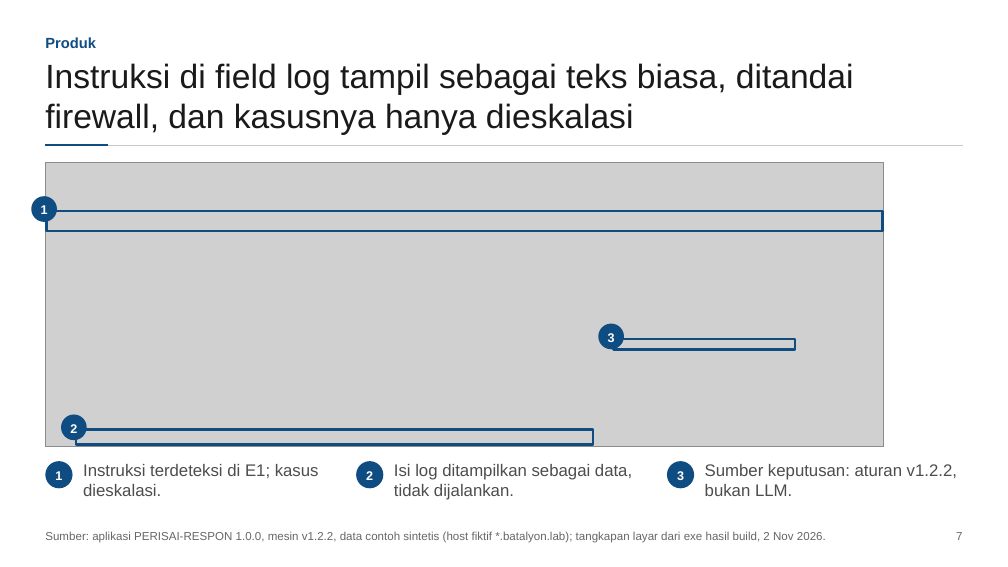
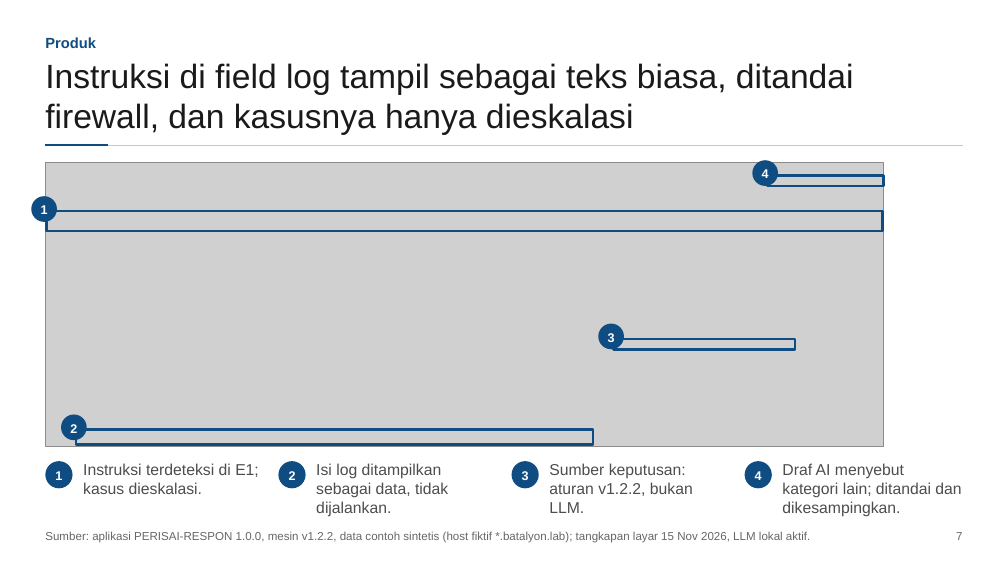
Before and after one commit to poggymacello/perisai-respon, a slide deck: slide 7 of aset_kirim/slide/PERISAI-RESPON_Slide_Teknis.pptx. Drawn at 1008x567 pixels with LibreOffice and Linux fonts; fonts in the diff are those of the drawing; grey boxes stand for pictures. Boxes give left, top, right and bottom in pixels: in the first picture for what was removed or moved away, otherwise in the second. Text is boxed around its words. In the diff, an @@ line names an element or a change of style, - is before the commit and + after.

Commit message:
Cek silang draf AI, penjaga aset OT, paket penerapan satuan, jalur juri 3 menit
- Aplikasi: draf AI yang menyebut kategori di luar temuan aturan ditandai dan dicatat di audit (175 dari 421 draf uji, 41,6 %)
- Aplikasi: usulan isolasi untuk host HMI-/PLC-/SCADA- dan daftar aset satuan menjadi eskalasi
- Aplikasi: muat data contoh idempoten (tidak ada kasus ganda di demo web)
- docs/PENERAPAN_SATUAN.md: peta kebutuhan, skenario posko, instalasi air-gapped, pilot 30 hari, biaya, risiko
- README: bagian Untuk juri, hasil cek silang, deklarasi narasi TTS
- Slide teknis, screenshot 15 Nov, susunan tim (Poggy ketua, Aziz, Hasri)
- Video: narasi bagian draf AI dan skrip narasi suara sintetis

```diff
--- a/aset_kirim/slide/PERISAI-RESPON_Slide_Teknis.pptx
+++ b/aset_kirim/slide/PERISAI-RESPON_Slide_Teknis.pptx
@@ ellipse added at [752,160,778,186], fill #0F4C81, 12 pt, text #FFFFFF, bold @@
+4
@@ rectangle added at [768,175,884,186], outline #0F4C81 2.25 pt @@
@@ ellipse "2": place and size @@
-ellipse "2" at [356,461,383,488]
+ellipse "2" at [278,461,306,488]
@@ text "Isi log ditampilkan sebagai data, ...": place and size @@
-text "Isi log ditampilkan sebagai data, ..." at [394,464,632,500]
+text "Isi log ditampilkan sebagai data, ..." at [316,463,448,517]
@@ ellipse "3": place and size @@
-ellipse "3" at [667,461,694,488]
+ellipse "3" at [512,461,539,488]
@@ size 16 to 15 pt in 3 elements at [83,463,259,494], [316,463,448,517], [549,463,693,513] @@
@@ text "Sumber keputusan: aturan v1.2.2, bukan ...": place and size @@
-text "Sumber keputusan: aturan v1.2.2, bukan ..." at [705,464,957,496]
+text "Sumber keputusan: aturan v1.2.2, bukan ..." at [549,463,693,513]
@@ ellipse added at [745,461,772,488], fill #0F4C81, 12 pt, text #FFFFFF, bold @@
+4
@@ text added at [782,463,961,517], 15 pt, text #4D4D4D @@
+Draf AI menyebut kategori lain; ditandai dan dikesampingkan.
@@ text at [45,531,810,543]: text changed @@
-Sumber: aplikasi PERISAI-RESPON 1.0.0, mesin v1.2.2, data contoh sintetis (host fiktif *.batalyon.lab); tangkapan layar dari exe hasil build, 2 Nov 2026.
+Sumber: aplikasi PERISAI-RESPON 1.0.0, mesin v1.2.2, data contoh sintetis (host fiktif *.batalyon.lab); tangkapan layar 15 Nov 2026, LLM lokal aktif.
```
Also in this commit, not shown: 12 other slides changed, 38 other files.
